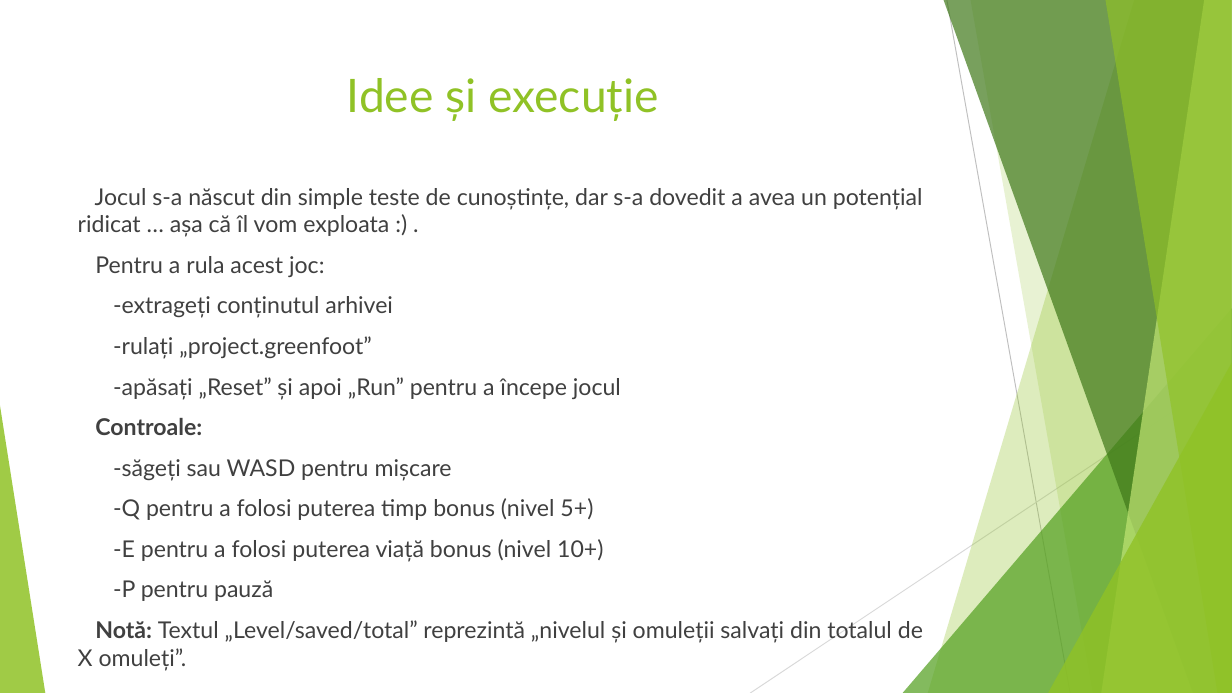
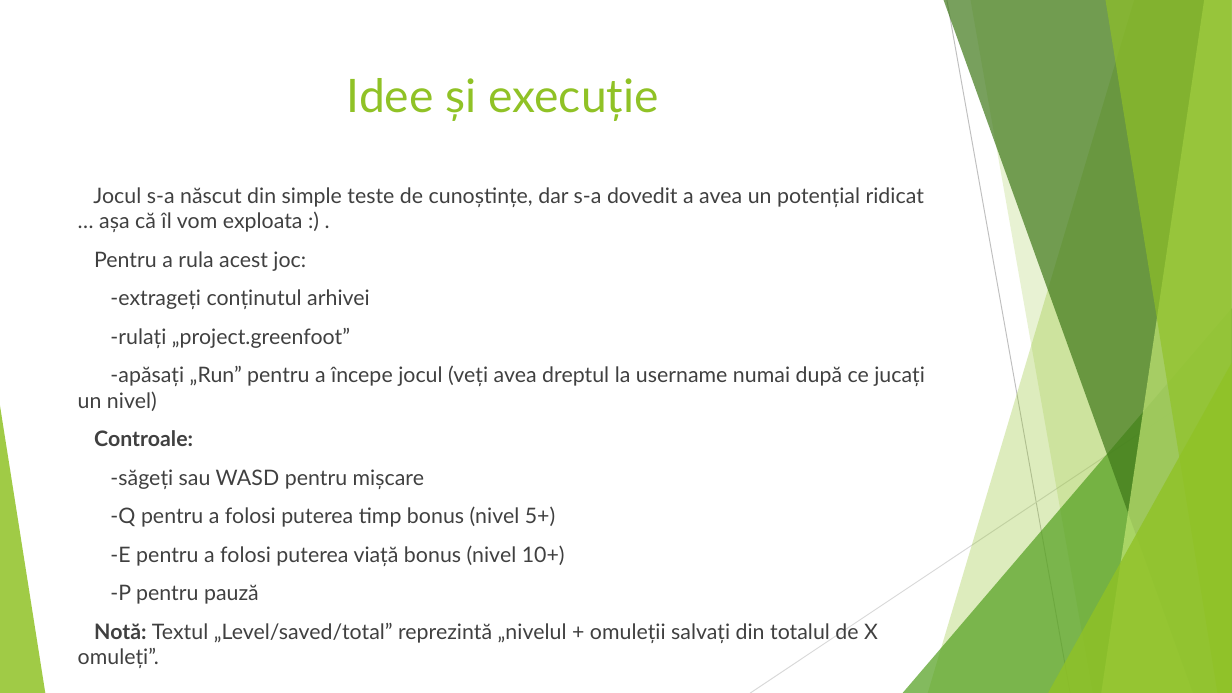
Before and after one commit to minealex2244/Fasty, a slide deck: slide 4 of Fasty.pptx. Drawn at 1232x693 pixels with LibreOffice and Linux fonts; fonts in the diff are those of the drawing. Boxes give left, top, right and bottom in pixels: in the first picture for what was removed or moved away, otherwise in the second. Text is boxed around its words. In the diff, an @@ line names an element or a change of style, - is before the commit and + after.

```diff
--- a/Fasty.pptx
+++ b/Fasty.pptx
@@ text at [93,187,924,604]: size 18 to 16.6 pt in "Jocul s-a născut din simple teste de ...", "Pentru a rula acest joc:", "-extrageți conținutul arhivei", "-rulați „project.greenfoot”" and 5 more places @@
@@ text at [78,366,925,411]: text changed; size 18 to 16.6 pt @@
--apăsați „Reset” și apoi „Run” pentru a începe jocul
+-apăsați „Run” pentru a începe jocul (veți avea dreptul la username numai după ce jucați un nivel)
@@ text at [78,623,878,668]: text changed; size 18 to 16.6 pt @@
-Notă: Textul „Level/saved/total” reprezintă „nivelul și omuleții salvați din totalul de X omuleți”.
+Notă: Textul „Level/saved/total” reprezintă „nivelul + omuleții salvați din totalul de X omuleți”.
```
Also in this commit, not shown: 5 other slides changed.
